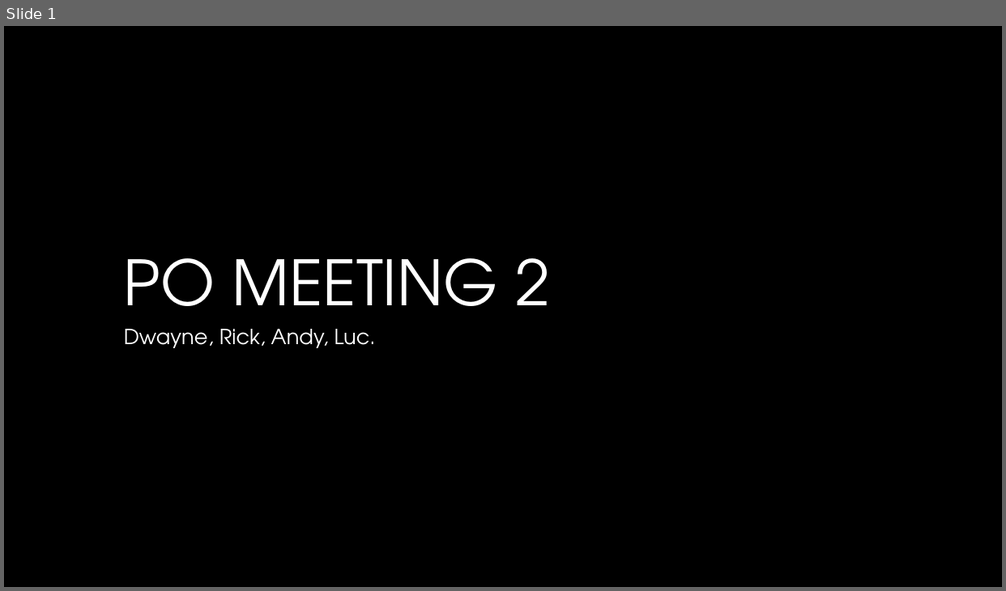
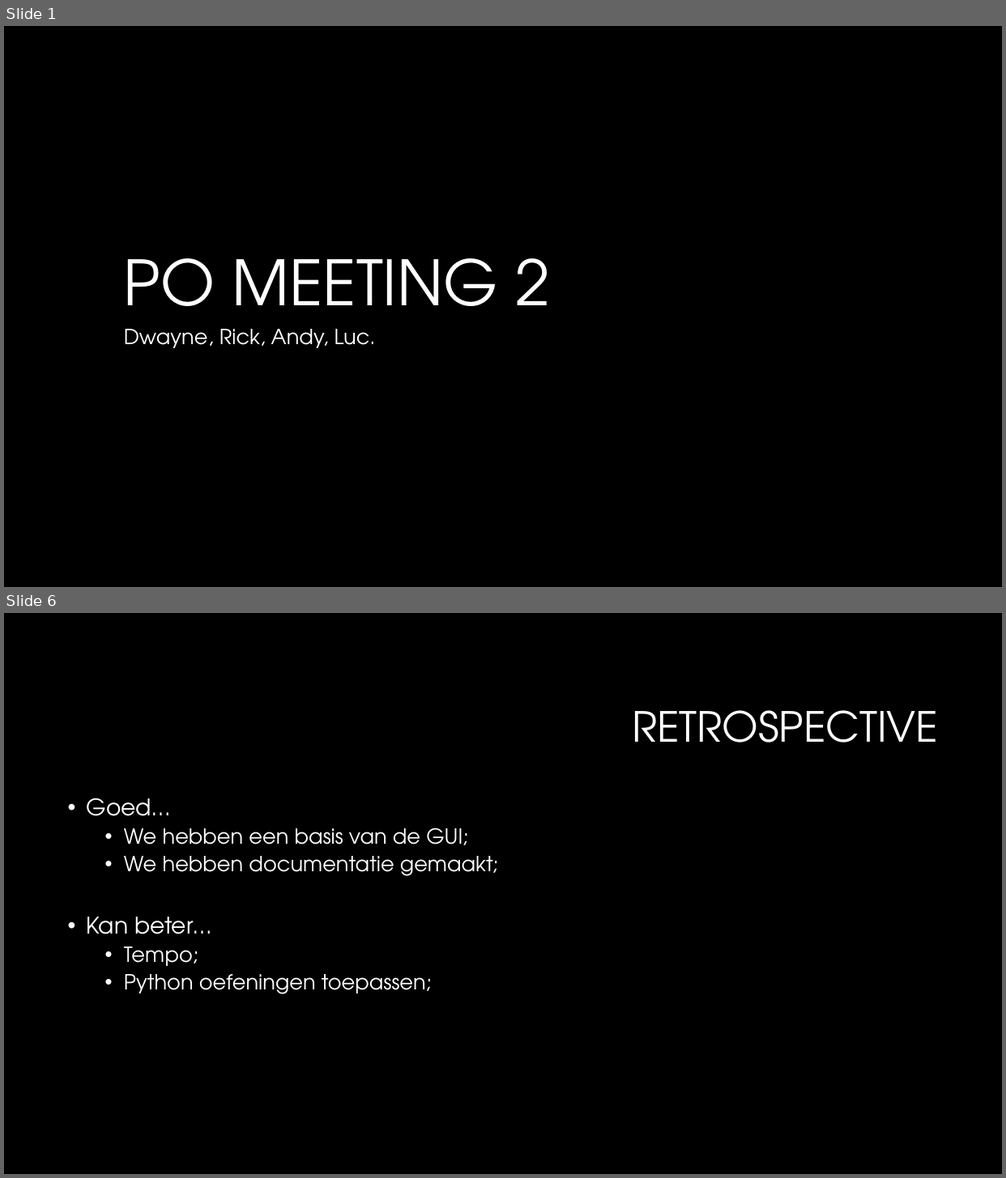
Before and after one commit to GitSloth/Project_Bank, a slide deck: Planning/PO Meeting 2.pptx. Shown one above the other, each under a label of ours: slide 1 before the commit, slides 1 and 6 after it; the slides between them are not shown. The pictures are 1006x591 and 1006x1178 pixels, drawn with LibreOffice and Linux fonts; fonts in the diff are those of the drawing; background and template pictures are left out. Boxes give left, top, right and bottom in pixels: in the first picture for what was removed or moved away, otherwise in the second. Text is boxed around its words. In the diff, an @@ line names an element or a change of style, - is before the commit and + after.

```diff
--- a/Planning/PO Meeting 2.pptx
+++ b/Planning/PO Meeting 2.pptx
@@ slide 6 added at box(4, 613, 1002, 1174), background #000000 @@
@@ title added at box(632, 710, 938, 743), 40 pt, text #FFFFFF @@
+RETROSPECTIVE
@@ text added at box(87, 798, 498, 995), 20 pt, text #FFFFFF @@
+• Goed…
+  • We hebben een basis van de GUI;
+  • We hebben documentatie gemaakt;
+• Kan beter…
+  • Tempo;
+  • Python oefeningen toepassen;
```
Also in this commit, not shown: 3 slides changed, 1 other slide added, 1 slide removed, 1 other file.
